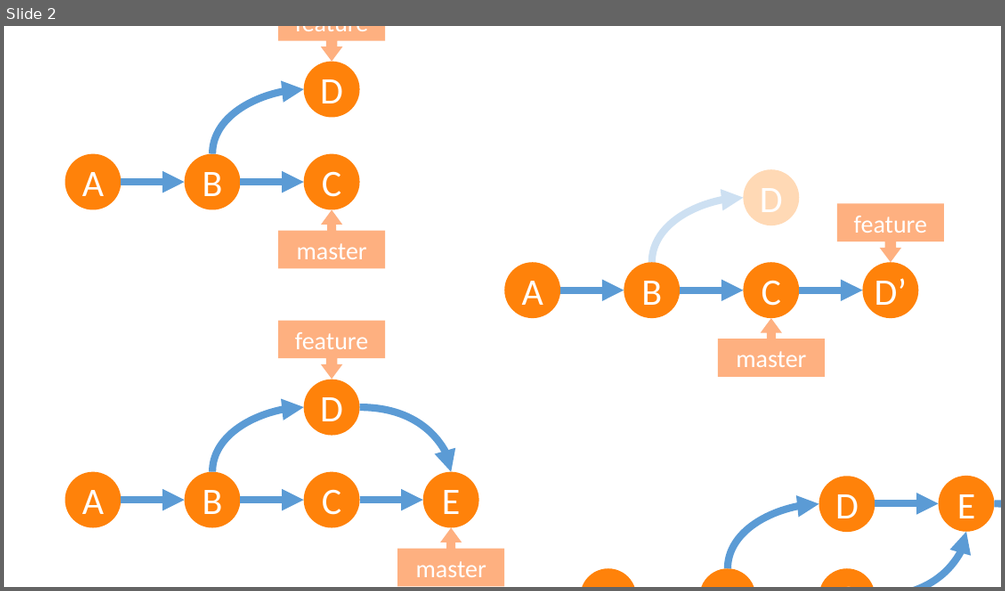
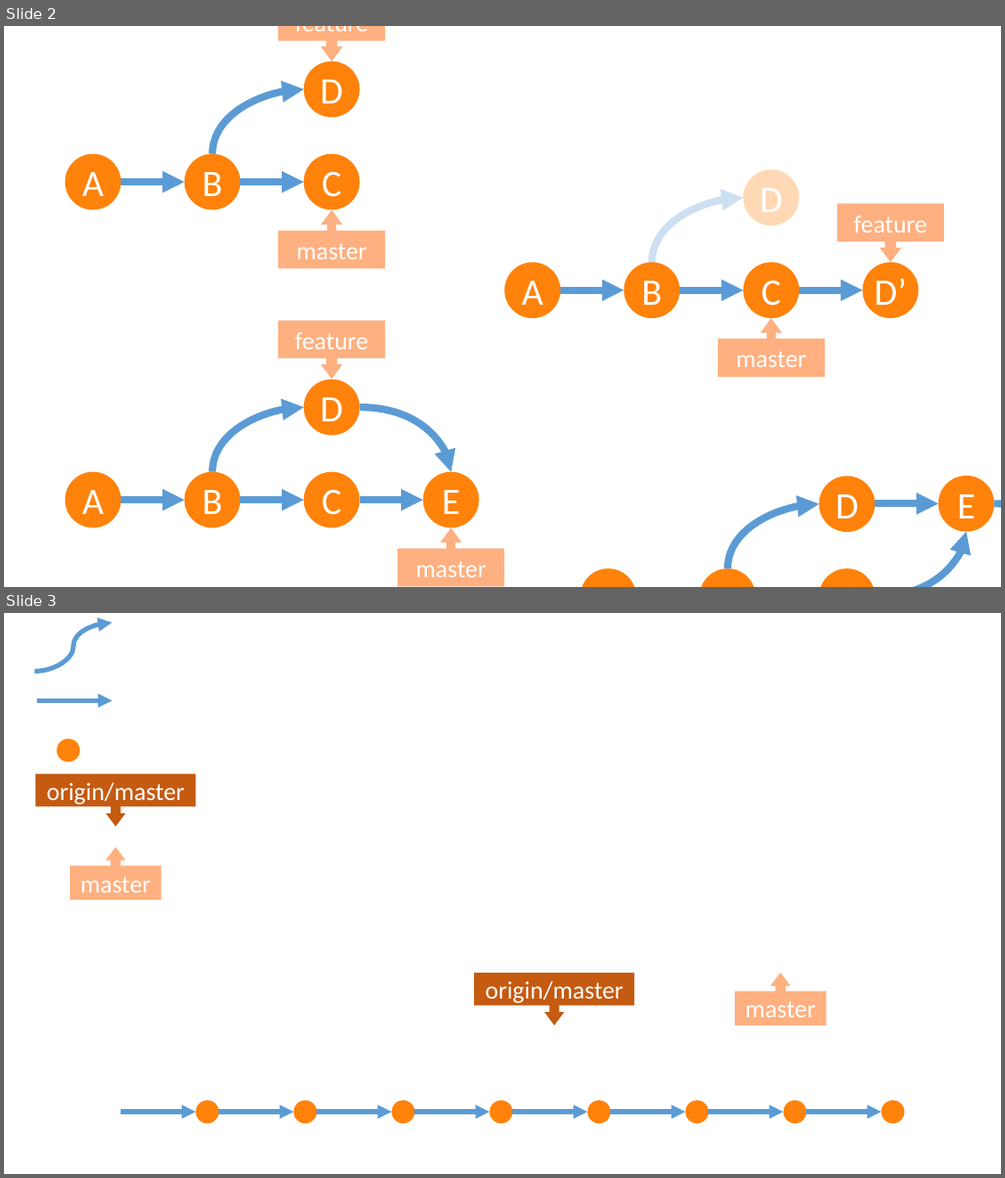
Before and after one commit to ymekesser/leveraging-git-presentation, a slide deck: graph_diagrams.pptx. Shown one above the other, each under a label of ours: slide 2 before the commit, slides 2 and 3 after it. The pictures are 1005x591 and 1005x1178 pixels, drawn with LibreOffice and Linux fonts; fonts in the diff are those of the drawing. Boxes give left, top, right and bottom in pixels: in the first picture for what was removed or moved away, otherwise in the second. Text is boxed around its words. In the diff, an @@ line names an element or a change of style, - is before the commit and + after.

```diff
--- a/graph_diagrams.pptx
+++ b/graph_diagrams.pptx
@@ slide 3 added at <box>4,613,1001,1174</box>, background #FFFFFF @@
@@ curved arrow added from (34, 672) to (112, 623), #5B9BD5 4.5 pt @@
@@ arrow added from (37, 700) to (112, 700), #5B9BD5 4.5 pt @@
@@ ellipse added at <box>57,738,80,762</box>, fill #FF820A @@
@@ down arrow callout added at <box>35,774,195,826</box>, fill #C55A11, 24 pt, text #FFFFFF @@
+origin/master
@@ up arrow callout added at <box>70,847,161,900</box>, fill #FEB080, 24 pt, text #FFFFFF @@
+master
@@ down arrow callout added at <box>474,973,634,1025</box>, fill #C55A11, 24 pt, text #FFFFFF @@
+origin/master
@@ up arrow callout added at <box>735,973,825,1025</box>, fill #FEB080, 24 pt, text #FFFFFF @@
+master
@@ arrow added from (121, 1111) to (195, 1111), #5B9BD5 4.5 pt @@
@@ ellipse added at <box>195,1100,218,1123</box>, fill #FF820A @@
@@ arrow added from (218, 1111) to (293, 1111), #5B9BD5 4.5 pt @@
@@ ellipse added at <box>293,1100,316,1123</box>, fill #FF820A @@
@@ arrow added from (316, 1111) to (391, 1111), #5B9BD5 4.5 pt @@
@@ ellipse added at <box>391,1100,414,1123</box>, fill #FF820A @@
@@ arrow added from (414, 1111) to (489, 1111), #5B9BD5 4.5 pt @@
@@ ellipse added at <box>489,1100,512,1123</box>, fill #FF820A @@
@@ arrow added from (512, 1111) to (587, 1111), #5B9BD5 4.5 pt @@
@@ ellipse added at <box>587,1100,610,1123</box>, fill #FF820A @@
@@ arrow added from (610, 1111) to (685, 1111), #5B9BD5 4.5 pt @@
@@ ellipse added at <box>685,1100,708,1123</box>, fill #FF820A @@
@@ arrow added from (708, 1111) to (783, 1111), #5B9BD5 4.5 pt @@
@@ ellipse added at <box>783,1100,807,1123</box>, fill #FF820A @@
@@ arrow added from (807, 1111) to (882, 1111), #5B9BD5 4.5 pt @@
@@ ellipse added at <box>882,1100,905,1123</box>, fill #FF820A @@
```
Also in this commit, not shown: 1 other slide added, 5 other files.
